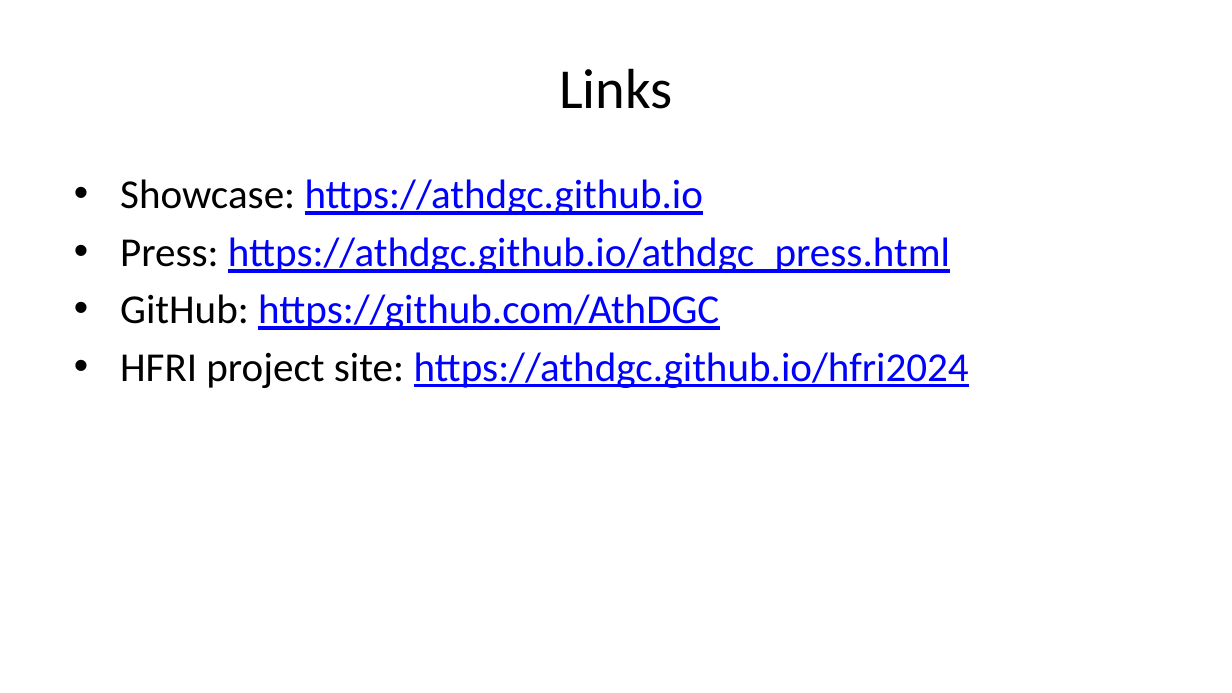
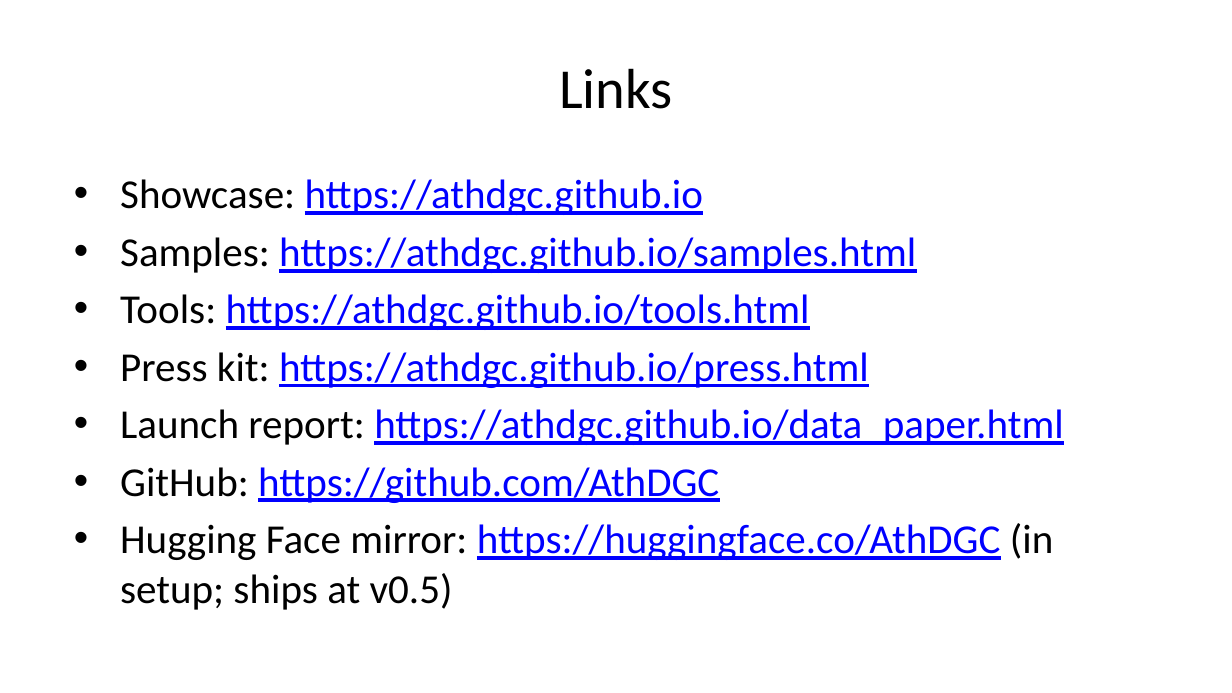
Before and after one commit to AthDGC/AthDGC.github.io, a slide deck: slide 10 of slides/announcement.pptx. Drawn at 1232x693 pixels with LibreOffice and Linux fonts; fonts in the diff are those of the drawing. Boxes give left, top, right and bottom in pixels: in the first picture for what was removed or moved away, otherwise in the second. Text is boxed around its words. In the diff, an @@ line names an element or a change of style, - is before the commit and + after.

Commit message:
AthDGC site update 2026-06-03 22:46 --- clean Quarto render, real Zenodo DOI 10.5281/zenodo.20439182, samples-only public release

```diff
--- a/slides/announcement.pptx
+++ b/slides/announcement.pptx
@@ text at bbox=[120, 237, 1063, 445]: text changed @@
-• Press: https://athdgc.github.io/athdgc_press.html
+• Samples: https://athdgc.github.io/samples.html
+• Tools: https://athdgc.github.io/tools.html
+• Press kit: https://athdgc.github.io/press.html
+• Launch report: https://athdgc.github.io/data_paper.html
@@ text at bbox=[120, 523, 1053, 610]: text changed; text colour #0000FF to #000000 @@
-• HFRI project site: https://athdgc.github.io/hfri2024
+• Hugging Face mirror: https://huggingface.co/AthDGC (in setup; ships at v0.5)
```
Also in this commit, not shown: 20 other files.
